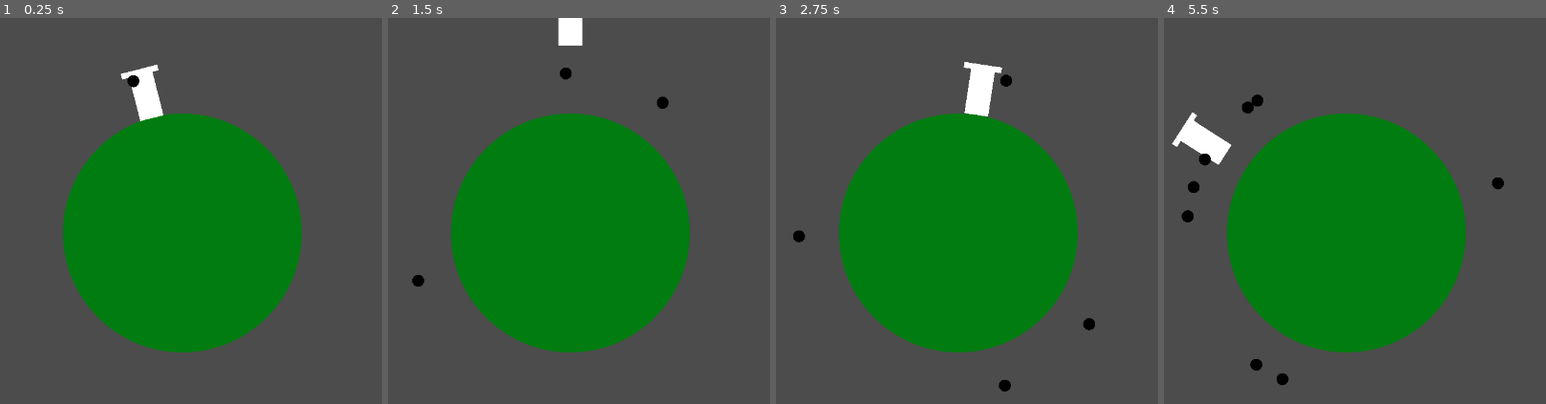
Above: before the commit, frames 1-4 (left to right).
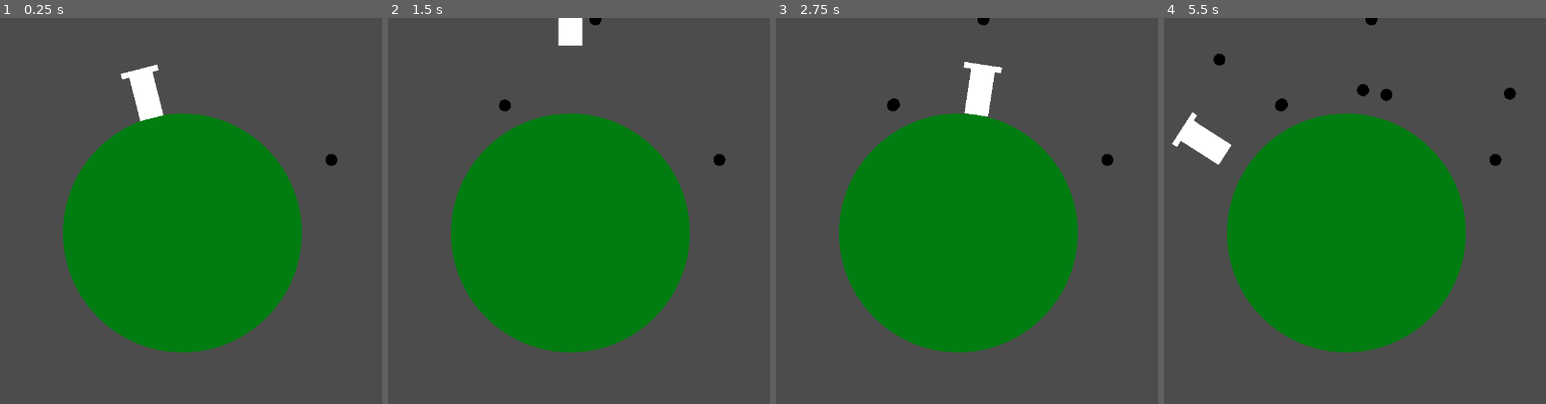
Above: after the commit, the same moments.

Repository: NoohAlavi/JuicyJam2022
Game: Godot game, scene res://Game/Game.tscn
The game is run twice, just before and just after one commit, with the same random seed, the same clock (stepped at 60 frames per second) and the same inputs. The project has no main scene, so this scene is started directly.
Inputs:
- Up to frame 1 (0.25 s): no input
- Up to frame 2 (1.5 s): hold D (move_right) 0.53-1.28 s; tap E (shoot) at 0.6, 1.35 s; tap Up (jump) at 0.77 s; hold Left (move_left) from 1.28 s (still down)
- Up to frame 3 (2.75 s): tap Up (jump) at 1.52 s; release Left (move_left) at 2.03 s; hold D (move_right) from 2.03 s (still down); tap E (shoot) at 2.1 s
- Up to frame 4 (5.5 s): tap E (shoot) every 0.75 s from 2.85 to 5.1 s; tap Up (jump) at 3.02, 3.77, 4.52 s; release D (move_right) at 3.53 s; hold Left (move_left) from 3.53 s (still down)

The runs differ from the first frame. In frame 1, 0.2% of the frame differs, in the area x 33-89%, y 14-39%; in frame 2, 0.4%; in frame 3, 0.5%; in frame 4, 1.2%, in the area x 4-93%, y 0-96%.
Error after the commit: Attempt to call function 'get_angle' in base 'null instance' on a null instance. (res://Bullet/Bullet.gd:7)

Commit message:
Updated bullet speed and changed name of main node in Game scene

Diff:
--- a/JuicyJam/Bullet/Bullet.gd
+++ b/JuicyJam/Bullet/Bullet.gd
@@ -1,7 +1,7 @@
 extends Area2D
 class_name Bullet
 
-export var speed = 1.25
+export var speed = 2
 var radius = 333
 
 onready var angle = Global.player.get_angle()
--- a/JuicyJam/Game/Game.tscn
+++ b/JuicyJam/Game/Game.tscn
@@ -4,7 +4,7 @@
 [ext_resource path="res://Player/Player.tscn" type="PackedScene" id=2]
 [ext_resource path="res://Bullet/Bullet.tscn" type="PackedScene" id=3]
 
-[node name="Node2D" type="Node2D"]
+[node name="Game" type="Node2D"]
 
 [node name="Planet" type="Sprite" parent="."]
 modulate = Color( 0, 0.486275, 0.0627451, 1 )
